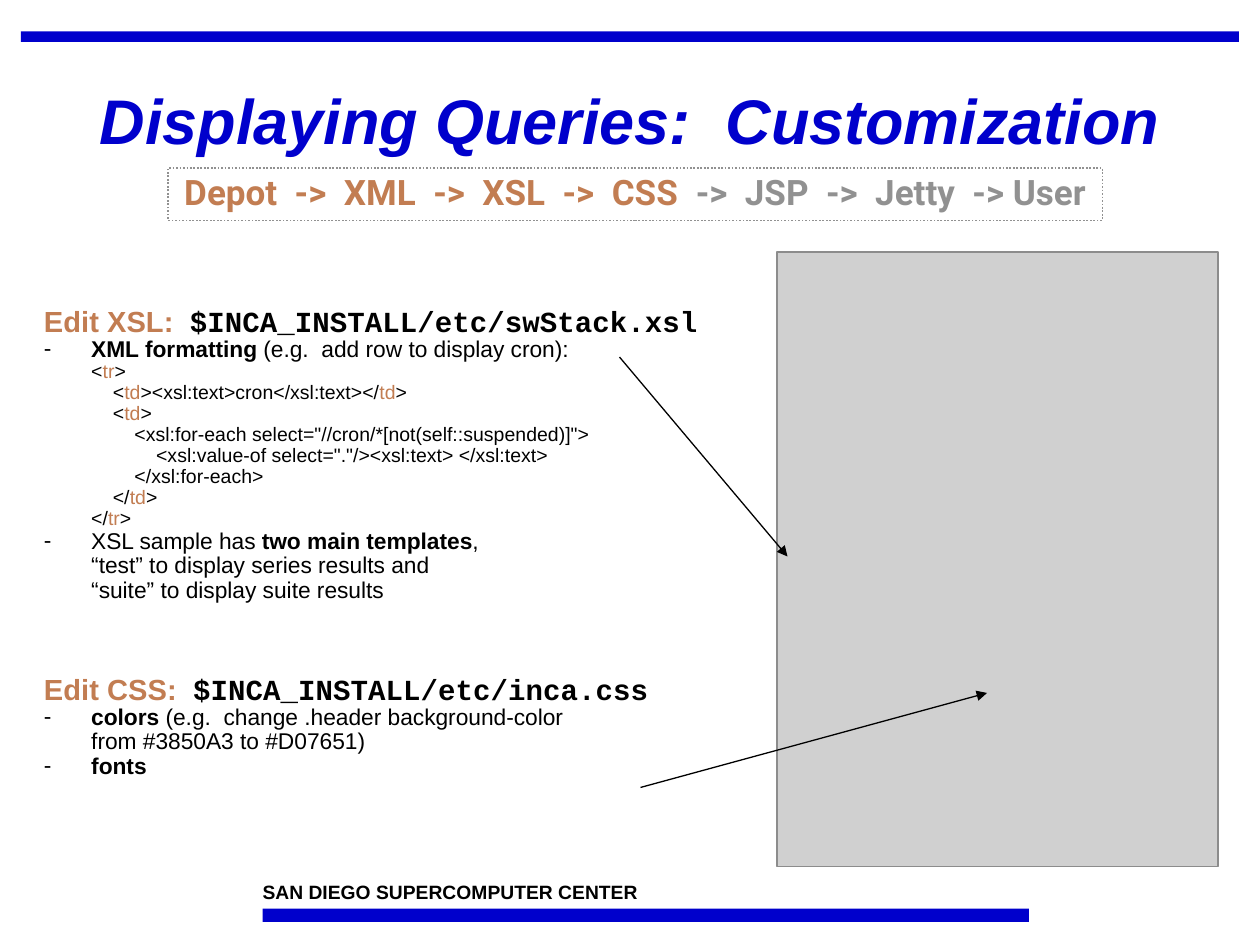
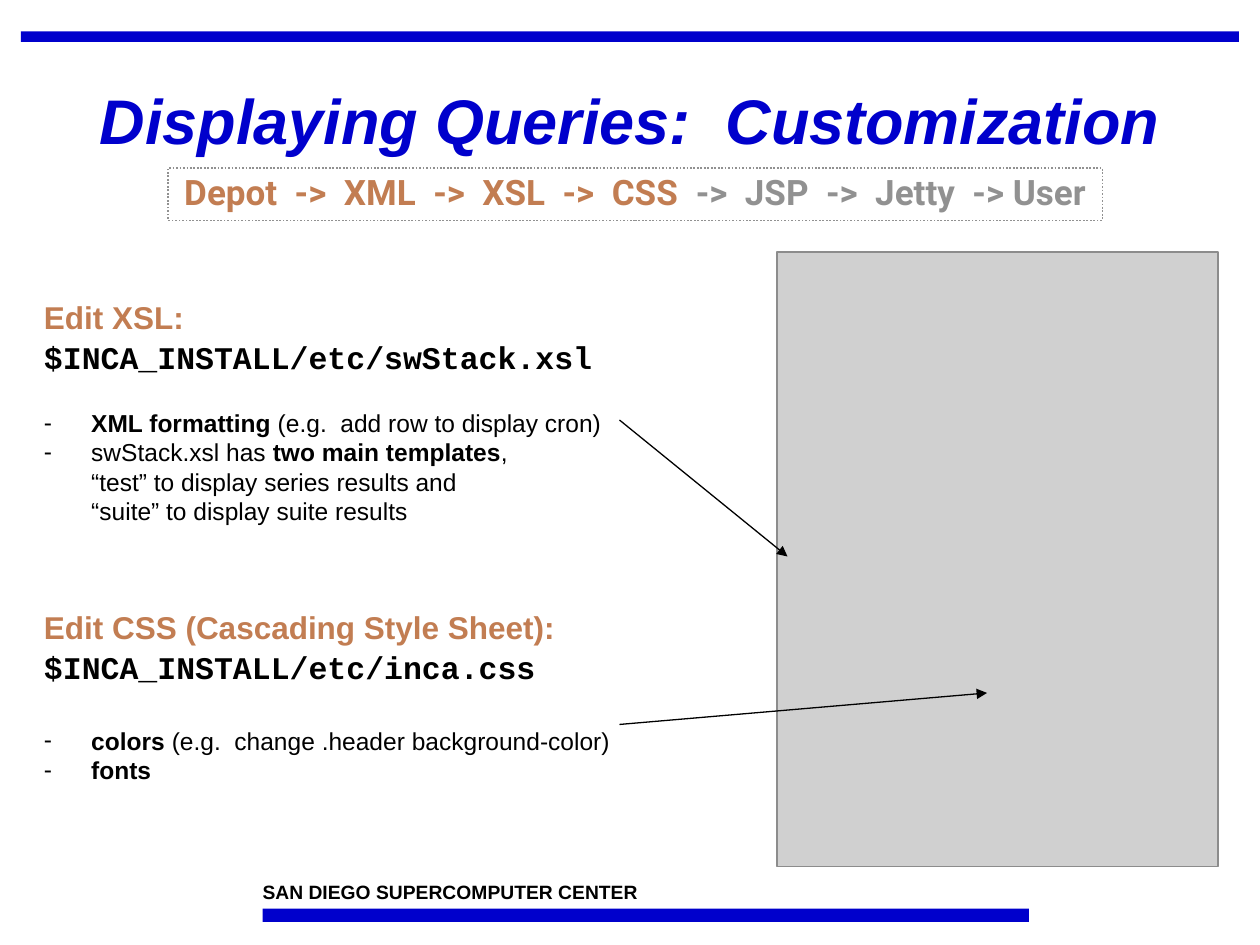
Before and after one commit to IncaProject/inca-xsede, a slide deck: slide 11 of talks/feb-06-workshop/dataConsumers.ppt. Drawn at 1260x945 pixels with LibreOffice and Linux fonts; fonts in the diff are those of the drawing; grey boxes stand for pictures; background and template pictures are left out. Boxes give left, top, right and bottom in pixels: in the first picture for what was removed or moved away, otherwise in the second. Text is boxed around its words. In the diff, an @@ line names an element or a change of style, - is before the commit and + after.

```diff
--- a/talks/feb-06-workshop/dataConsumers.ppt
+++ b/talks/feb-06-workshop/dataConsumers.ppt
@@ text at box(44, 306, 610, 755): text changed; size 12.9 to 14 pt @@
-Edit XSL: $INCA_INSTALL/etc/swStack.xsl
-– XML formatting (e.g. add row to display cron):
-  <tr>
-  <td><xsl:text>cron</xsl:text></td>
-  <td>
-  <xsl:for-each select="//cron/*[not(self::suspended)]">
-  <xsl:value-of select="."/><xsl:text> </xsl:text>
-  </xsl:for-each>
-  </td>
-  </tr>
-– XSL sample has two main templates,
-  “test” to display series results and
-  “suite” to display suite results
-Edit CSS: $INCA_INSTALL/etc/inca.css
-– colors (e.g. change .header background-color
-  from #3850A3 to #D07651)
+Edit XSL:
+$INCA_INSTALL/etc/swStack.xsl
+– XML formatting (e.g. add row to display cron)
+– swStack.xsl has two main templates,
+  “test” to display series results and
+  “suite” to display suite results
+Edit CSS (Cascading Style Sheet):
+$INCA_INSTALL/etc/inca.css
+– colors (e.g. change .header background-color)
@@ arrow moved from (620, 357) - (788, 557) to (620, 420) - (788, 557) @@
@@ arrow moved from (640, 788) - (987, 693) to (620, 724) - (987, 693) @@
@@ text at box(91, 761, 151, 780): size 12.9 to 14 pt in "fonts"; line spacing 0.9 to 1 @@
```
Also in this commit, not shown: 5 other slides changed, 1 slide removed, 3 other files.
